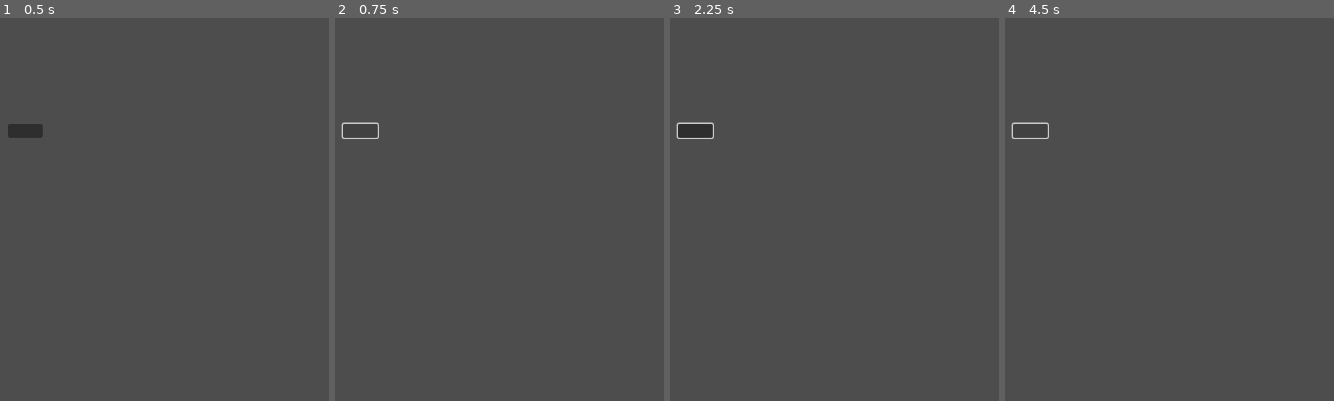
Above: before the commit, frames 1-4 (left to right).
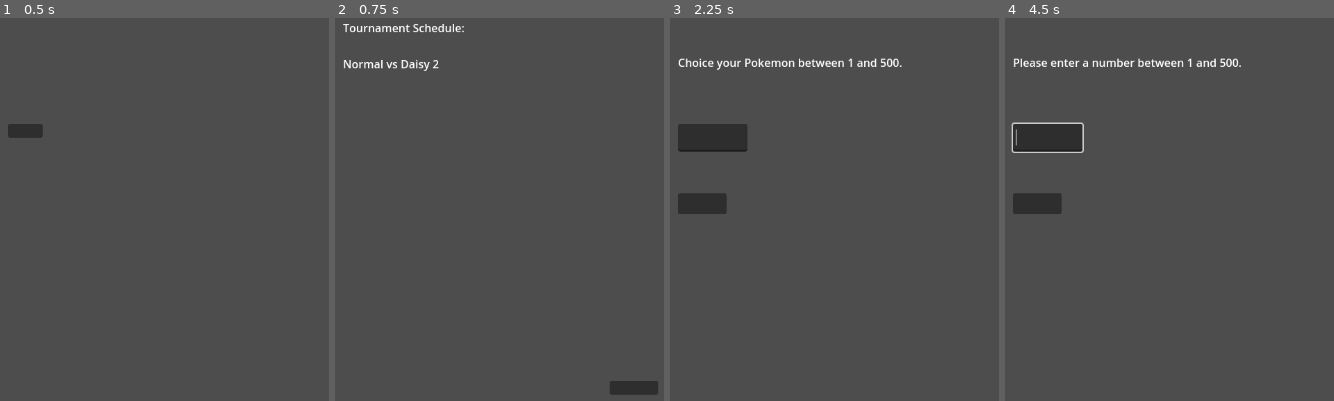
Above: after the commit, the same moments.

Repository: Quilfort/gameoff-2024
Game: Godot game, scene res://Scenes/after_battle.tscn
Same seed, same stepped clock (60 frames per second), same inputs: the game is played once before the commit and once after it. This scene is started directly instead of the project's main scene.
Inputs (mouse positions are in pixels of both pictures, inside the frame that each line leads up to):
- Up to frame 1 (0.5 s): no input
- Up to frame 2 (0.75 s): click (361, 129) at 0.5 s
- Up to frame 3 (2.25 s): click (696, 129) at 1.27 s; click (969, 389) at 2.02 s
- Up to frame 4 (4.5 s): click (1037, 201) at 2.77 s; click (1037, 201) at 3.52 s; click (1031, 129) at 4.27 s

Frame 1 is identical in both runs. In frame 2, 1.4% of the frame differs, in the area x 1-99%, y 1-99%; in frame 3, 2.8%; in frame 4, 2.9%, in the area x 1-72%, y 10-52%.
Error before the commit: Invalid access to property or key 'winner' on a base object of type 'Array'. (res://Scripts/after_battle.gd:7)
Error after the commit: Invalid access to property or key 'winner' on a base object of type 'Array'. (res://Scripts/after_battle.gd:9)

Commit message:
Small fixes, PlayerSingleton, Back to Tournament

Diff:
--- a/game-off-2024/Scripts/Singleton/battle_data.gd
+++ b/game-off-2024/Scripts/Singleton/battle_data.gd
@@ -1,7 +1,4 @@
 extends Node
-
-# Settings
-var MAX_NUMBER = 500
 
 # Battle Settings
 var game_active = false
@@ -11,8 +8,8 @@
 
 # Computer
 var computer = null
-
 var computer_name = null
 var computer_strategy = null
 
+# Battle History
 var battle_history = []
--- a/game-off-2024/Scripts/Singleton/game_data.gd
+++ b/game-off-2024/Scripts/Singleton/game_data.gd
@@ -1,6 +1,7 @@
 extends Node
 
-
+#Settings
+var MAX_NUMBER = 500
 var MAX_PLAYERS = 2
 
 # Tournament
--- /dev/null
+++ b/game-off-2024/Scripts/Singleton/player_data.gd
@@ -0,0 +1,3 @@
+extends Node
+
+var player_name = "Daisy 2"
--- a/game-off-2024/Scripts/after_battle.gd
+++ b/game-off-2024/Scripts/after_battle.gd
@@ -1,11 +1,28 @@
 extends Node2D
 
 func _ready():
+	update_next_match()
 	setup_battle_result()
 
+# Change this name
 func setup_battle_result():
 	$BattleResultLabel.text = BattleData.battle_history.winner + " wins!"
 	print(BattleData.battle_history)
+	print(GameData.next_matches)
+
+# Update Logic for next matches
+func update_next_match():
+	print(GameData.next_matches)
+
+func reset_battle_data():
+	BattleData.battle_history = []
+	BattleData.game_active = false
+	BattleData.player_number = 0
+	BattleData.computer = null
+	BattleData.computer_name = null
+	BattleData.computer_strategy = null
 
 func _on_continue_button_pressed() -> void:
-	pass # Replace with function body.
+	reset_battle_data()
+	print(BattleData.battle_history)
+	get_tree().change_scene_to_file("res://Scenes/tournament.tscn")
--- a/game-off-2024/Scripts/battle.gd
+++ b/game-off-2024/Scripts/battle.gd
@@ -1,7 +1,7 @@
 extends Node2D
 
 # Game configuration
-var MAX_NUMBER = BattleData.MAX_NUMBER
+var MAX_NUMBER = GameData.MAX_NUMBER
 var game_active = BattleData.game_active
 
 # Player
@@ -103,7 +103,7 @@
 	get_tree().change_scene_to_file("res://Scenes/after_battle.tscn")
 
 func update_history_display():
-	var player_history_text = "Player Guesses:\n"
+	var player_history_text = PlayerData.player_name + " Guesses:\n"
 	for guess_info in player_guess_history:
 		player_history_text += str(guess_info.guess) + " - " + guess_info.result + "\n"
 
@@ -143,7 +143,7 @@
 	update_history_display()
 
 	if guess == computer_number:
-		finish_game(computer_number, "Codename Daisy")
+		finish_game(computer_number, PlayerData.player_name)
 
 	is_player_turn = false
 	$InstructionLabel.text = "Computer will guess in 2 seconds..."
--- a/game-off-2024/Scripts/before_battle.gd
+++ b/game-off-2024/Scripts/before_battle.gd
@@ -9,13 +9,13 @@
 
 func setup_game():
 	print(BattleData.computer)
-	$StartLabel.text = "Choice your Pokemon between 1 and %d." % BattleData.MAX_NUMBER
+	$StartLabel.text = "Choice your Pokemon between 1 and %d." % GameData.MAX_NUMBER
 
 func _on_start_button_pressed() -> void:
 	if !game_active:
 		player_number = $GuessInput.text.to_int()
-		if player_number < 1 or player_number > BattleData.MAX_NUMBER:
-			$StartLabel.text = "Please enter a number between 1 and %d." % BattleData.MAX_NUMBER
+		if player_number < 1 or player_number > GameData.MAX_NUMBER:
+			$StartLabel.text = "Please enter a number between 1 and %d." % GameData.MAX_NUMBER
 			return
 		game_active = true
 		# Set Battle Data
--- a/game-off-2024/Scripts/tournament_schema.gd
+++ b/game-off-2024/Scripts/tournament_schema.gd
@@ -2,7 +2,7 @@
 
 var MAX_PLAYERS = GameData.MAX_PLAYERS
 var computer_opponents = []  # List to store selected computers
-var player = {"id": 0, "name": "Player", "computer_strategy": "manual"}
+var player = {"id": 0, "name": PlayerData.player_name, "computer_strategy": "player"}
 
 func _ready():
 	# Check if the draft has already been completed
--- a/game-off-2024/project.godot
+++ b/game-off-2024/project.godot
@@ -21,6 +21,7 @@
 BattleData="*res://Scripts/Singleton/battle_data.gd"
 ComputerData="*res://Scripts/Singleton/computer_data.gd"
 GameData="*res://Scripts/Singleton/game_data.gd"
+PlayerData="*res://Scripts/Singleton/player_data.gd"
 
 [display]
 
